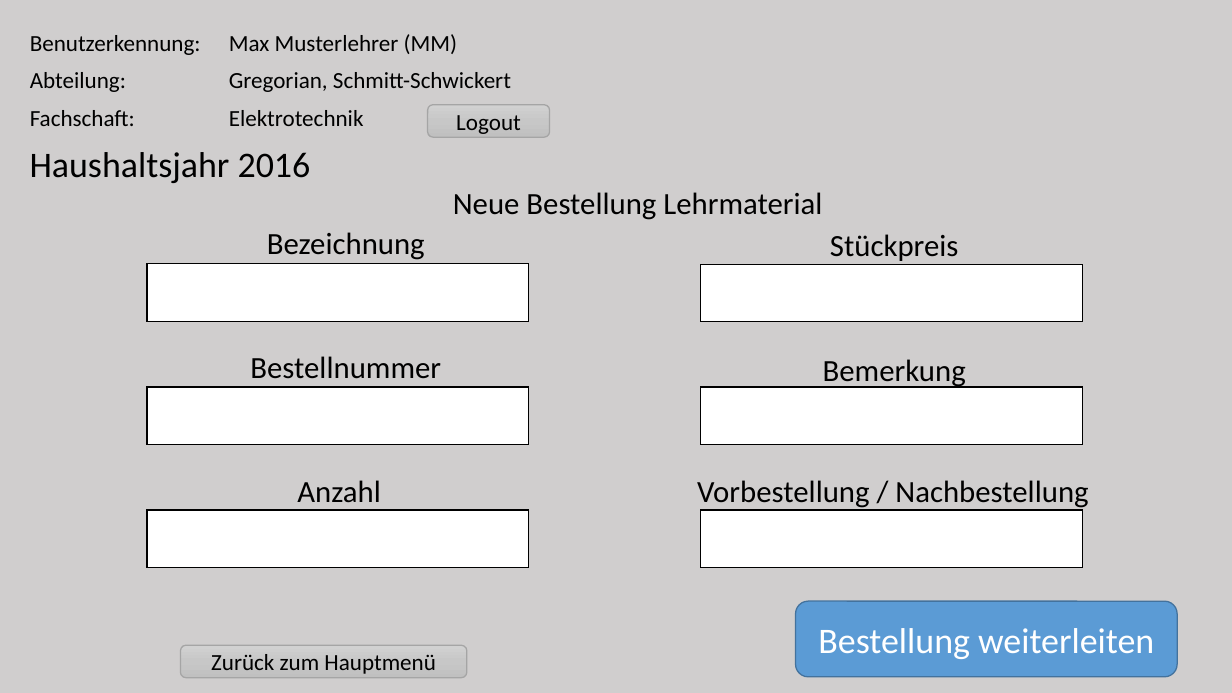
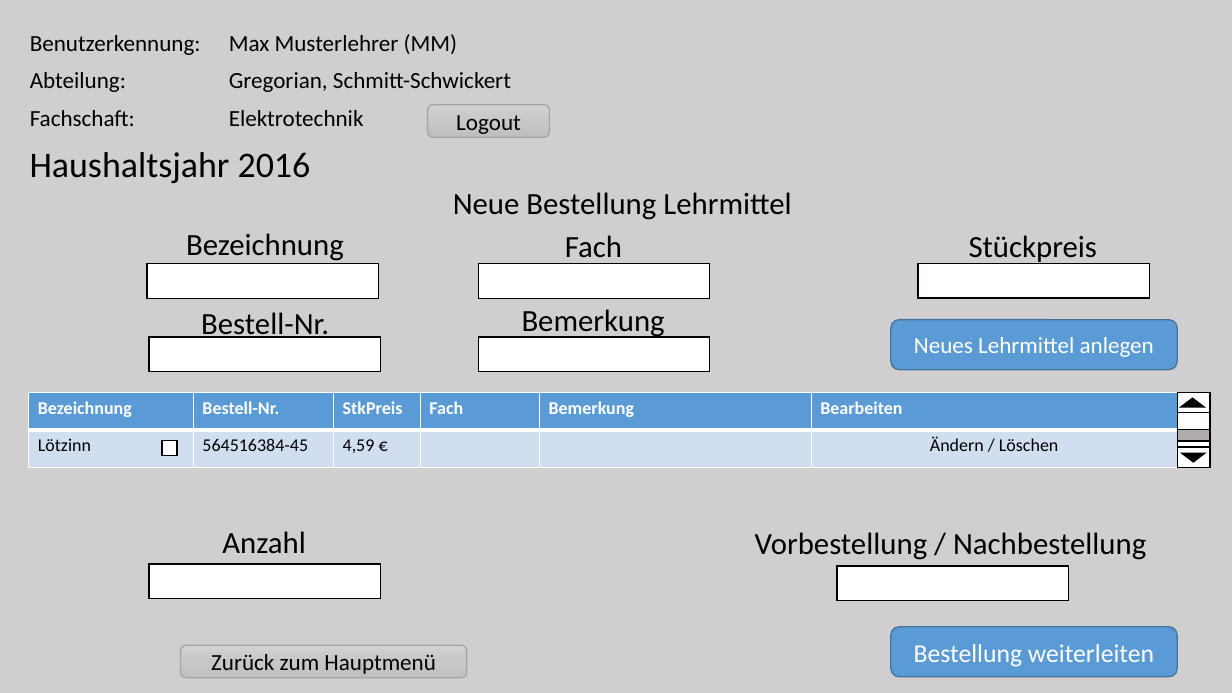
Before and after one commit to Kelevrae/LittleBigPlanet, a slide deck: slide 6 of Techniker Dokus/Mockup User.pptx. Drawn at 1232x693 pixels with LibreOffice and Linux fonts; fonts in the diff are those of the drawing; background and template pictures are left out. Boxes give left, top, right and bottom in pixels: in the first picture for what was removed or moved away, otherwise in the second. Text is boxed around its words. In the diff, an @@ line names an element or a change of style, - is before the commit and + after.

```diff
--- a/Techniker Dokus/Mockup User.pptx
+++ b/Techniker Dokus/Mockup User.pptx
@@ text at (453,192,791,220): text changed @@
-Neue Bestellung Lehrmaterial
+Neue Bestellung Lehrmittel
@@ text "Bezeichnung": place and size @@
-text "Bezeichnung" at (267,232,425,260)
+text "Bezeichnung" at (186,233,344,261)
@@ text added at (565,235,622,265), 24 pt, text #000000 @@
+Fach
@@ text "Stückpreis": place and size @@
-text "Stückpreis" at (830,234,959,265)
+text "Stückpreis" at (969,235,1098,265)
@@ rectangle: place and size @@
-rectangle at (147,263,529,321)
+rectangle at (147,263,379,299)
@@ rectangle added at (479,263,711,299), fill #FFFFFF, outline #000000 1 pt @@
@@ rectangle: place and size @@
-rectangle at (701,264,1082,322)
+rectangle at (918,263,1150,299)
@@ text "Bemerkung": place and size @@
-text "Bemerkung" at (823,359,966,390)
+text "Bemerkung" at (522,309,665,340)
@@ text added at (201,312,329,342), 24 pt, text #000000 @@
+Bestell-Nr.
@@ rounded rectangle added at (891,320,1177,370), fill #5B9BD5, outline #43739E 1 pt, 18 pt, text #FFFFFF @@
+Neues Lehrmittel anlegen
@@ rectangle: place and size @@
-rectangle at (147,387,529,445)
+rectangle at (149,337,381,372)
@@ text removed at (250,356,441,379) @@
-Bestellnummer
@@ rectangle added at (479,337,711,372), fill #FFFFFF, outline #000000 1 pt @@
@@ rectangle removed at (701,387,1082,445) @@
@@ table added at (29,393,1178,468), 2 rows, 6 columns @@
+Bezeichnung | Bestell-Nr. | StkPreis | Fach | Bemerkung | Bearbeiten
+Lötzinn | 564516384-45 | 4,59 € |  |  | Ändern / Löschen
@@ rectangle added at (162,441,177,456), fill #FFFFFF, outline #000000 1 pt @@
@@ rectangle added at (210,437,225,452), fill #FFFFFF, outline #000000 1 pt @@
@@ group added at (1177,393,1211,468): 4 rectangles, 2 triangles @@
@@ text "Anzahl" rewrapped from (297,480,381,510) to (222,531,306,554) @@
@@ text "Vorbestellung / Nachbestellung": place and size @@
-text "Vorbestellung / Nachbestellung" at (697,480,1088,510)
+text "Vorbestellung / Nachbestellung" at (755,532,1146,560)
@@ rectangle: place and size @@
-rectangle at (147,510,529,567)
+rectangle at (149,565,381,600)
@@ rectangle: place and size @@
-rectangle at (701,510,1082,567)
+rectangle at (837,567,1069,602)
@@ rounded rectangle "Bestellung weiterleiten": place and size @@
-rounded rectangle "Bestellung weiterleiten" at (796,602,1177,677)
+rounded rectangle "Bestellung weiterleiten" at (891,627,1177,677)
@@ rounded rectangle "Bestellung weiterleiten" at (891,627,1177,677): size 28 to 20 pt @@
```
Also in this commit, not shown: 2 other slides changed, 1 other file.
